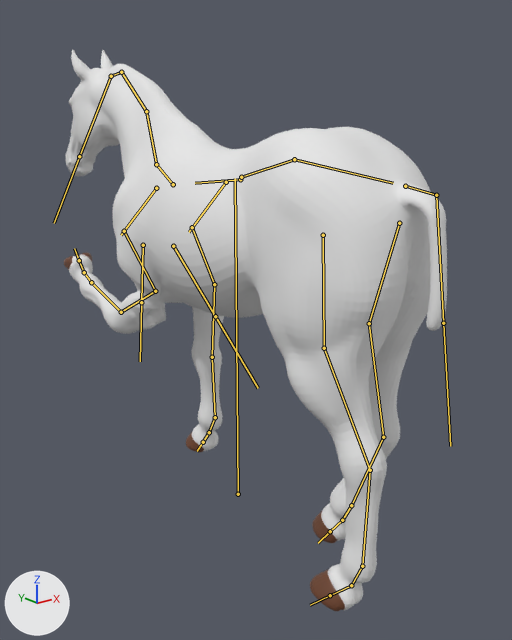
The FBX model Assets/Meshes/Cart/horse.fbx, before and after one commit.
Camera for both pictures: a 50 mm camera at (-13.6, -18.1, 13.6) aimed at (0.9, 0.1, 6.4). The axes (+X, +Y, +Z) are drawn at lower left. The lights are the same throughout. Both versions are drawn at frame 7 of the action 'Horse Rig|Idle'; the numbers are the values there. The bones that bend it are drawn over the model as lines.

In view in the first picture: 'Horse'.
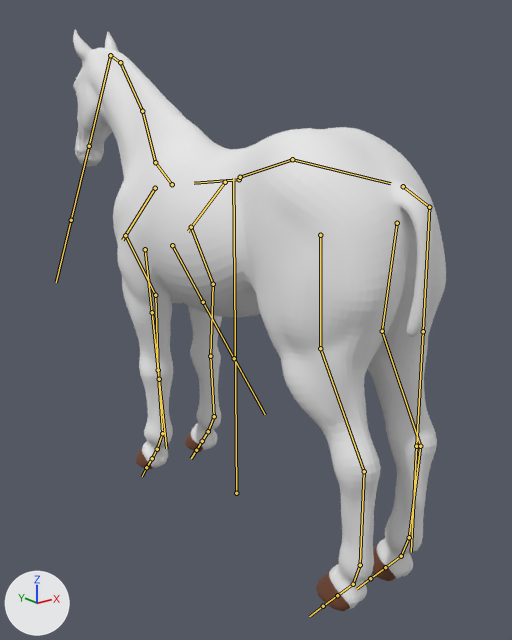
What differs and where, as boxes [x1, y1, x2, y2] in the pictures (512 x 640 px):
'Horse', posed
    before: [64, 50, 447, 611]
    after: [73, 29, 446, 611]
bone 'DEF-ogon.001', root to tip
    before: (405, 186) to (436, 195)
    after: (403, 186) to (429, 207)
bone 'DEF-ogon.002', root to tip
    before: (436, 195) to (443, 323)
    after: (429, 207) to (423, 331)
bone 'DEF-udowa.L', root to tip
    before: (323, 235) to (324, 348)
    after: (320, 235) to (320, 348)
bone 'DEF-piszczelowa.L', root to tip
    before: (324, 348) to (370, 470)
    after: (320, 348) to (364, 471)
bone 'Bones', root to tip
    before: (370, 470) to (362, 566)
    after: (364, 471) to (360, 565)
bone 'DEF-t-palec.001.L', root to tip
    before: (362, 566) to (351, 585)
    after: (360, 565) to (353, 584)
bone 'DEF-t-palec.002.L', root to tip
    before: (351, 585) to (330, 595)
    after: (353, 584) to (337, 595)
bone 'DEF-udowa.R', root to tip
    before: (399, 223) to (369, 323)
    after: (397, 223) to (382, 331)
bone 'DEF-piszczelowa.R', root to tip
    before: (369, 323) to (383, 437)
    after: (382, 331) to (420, 446)
bone 'DEF-t-śródstopia.R', root to tip
    before: (383, 437) to (351, 505)
    after: (420, 446) to (409, 537)
bone 'DEF-t-palec.001.R', root to tip
    before: (351, 505) to (342, 520)
    after: (409, 537) to (401, 556)
bone 'DEF-t-palec.002.R', root to tip
    before: (342, 520) to (330, 531)
    after: (401, 556) to (385, 567)
bone 'DEF-szyja.001', root to tip
    before: (173, 184) to (156, 164)
    after: (172, 184) to (155, 162)
bone 'DEF-szyja.002', root to tip
    before: (156, 164) to (146, 111)
    after: (155, 162) to (142, 111)
bone 'DEF-szyja.004', root to tip
    before: (146, 111) to (121, 72)
    after: (142, 111) to (120, 62)
bone 'DEF-szyja.003', root to tip
    before: (121, 72) to (111, 76)
    after: (120, 62) to (110, 55)
bone 'DEF-łeb', root to tip
    before: (111, 76) to (79, 156)
    after: (110, 55) to (89, 146)
bone 'def-łopatka.L', root to tip
    before: (156, 188) to (121, 235)
    after: (155, 188) to (122, 240)
bone 'DEF-ramienna.L', root to tip
    before: (124, 231) to (155, 291)
    after: (125, 235) to (155, 295)
bone 'DEF-promieniowa.L', root to tip
    before: (155, 291) to (121, 312)
    after: (155, 295) to (158, 370)
bone 'DEF-nadpęcinowa.L', root to tip
    before: (121, 312) to (91, 282)
    after: (158, 370) to (162, 433)
bone 'DEF-pęcinowa.L', root to tip
    before: (91, 282) to (84, 272)
    after: (162, 433) to (157, 449)
bone 'DEF-kopytoprzod.L', root to tip
    before: (84, 272) to (79, 260)
    after: (157, 449) to (152, 458)
bone 'def-biceps.L', root to tip
    before: (143, 245) to (141, 302)
    after: (145, 249) to (152, 312)
bone 'def-biceps.R', root to tip
    before: (173, 246) to (215, 316)
    after: (172, 245) to (203, 302)

The edits, one by one:
Object 'Horse Rig' (bone_rig_object) moves from (0.0, 0.0, 0.0) to (0.0, 0.08, 0.0).
Bone 'DEF-ogon.001' (bone_def_ogon_001) turns from (-19, -1, 0) to (0, -2, 1) degrees about its own x, y and z.
Bone 'DEF-ogon.002' (bone_def_ogon_002) turns from (11, 0, 2) to (0, 0, 0) degrees about its own x, y and z.
Bone 'DEF-udowa.L' (bone_def_udowa_l) turns from (0, 0, -1) to (0, 0, 0) degrees about its own x, y and z.
Bone 'DEF-piszczelowa.L' (bone_def_piszczelowa_l) turns from (0, 0, -1) to (0, 0, 0) degrees about its own x, y and z.
Bone 'Bones' (bone_bones) turns from (-1, 1, 6) to (0, 0, 0) degrees about its own x, y and z.
Bone 'DEF-t-palec.001.L' (bone_def_t_palec_001_l) turns from (4, 1, 5) to (0, 0, 0) degrees about its own x, y and z.
Bone 'DEF-t-palec.002.L' (bone_def_t_palec_002_l) turns from (3, 1, 4) to (0, 0, 0) degrees about its own x, y and z.
Bone 'DEF-udowa.R' (bone_def_udowa_r) turns from (11, 0, 0) to (0, 0, 0) degrees about its own x, y and z.
Bone 'DEF-piszczelowa.R' (bone_def_piszczelowa_r) turns from (4, 0, 0) to (0, 0, 0) degrees about its own x, y and z.
Bone 'DEF-t-śródstopia.R' (bone_def_t_śródstopia_r) turns from (4, 0, 0) to (0, 0, 0) degrees about its own x, y and z.
Bone 'DEF-t-palec.001.R' (bone_def_t_palec_001_r) turns from (-10, 0, 0) to (0, 0, 0) degrees about its own x, y and z.
Bone 'DEF-t-palec.002.R' (bone_def_t_palec_002_r) turns from (-9, 0, 0) to (0, 0, 0) degrees about its own x, y and z.
Bone 'DEF-szyja.001' (bone_def_szyja_001) turns from (-3, 0, -1) to (1, 0, 0) degrees about its own x, y and z.
Bone 'DEF-szyja.002' (bone_def_szyja_002) turns from (8, 0, 0) to (-1, 0, 0) degrees about its own x, y and z.
Bone 'DEF-szyja.004' (bone_def_szyja_004) turns from (-16, 0, 0) to (0, 0, 0) degrees about its own x, y and z.
Bone 'DEF-szyja.003' (bone_def_szyja_003) turns from (-16, 0, 3) to (0, 0, 0) degrees about its own x, y and z.
Bone 'DEF-łeb' (bone_def_łeb) turns from (34, -6, -2) to (0, 1, -1) degrees about its own x, y and z.
Bone 'def-łopatka.L' (bone_def_łopatka_l) turns from (4, 0, 0) to (0, 0, 0) degrees about its own x, y and z.
Bone 'DEF-ramienna.L' (bone_def_ramienna_l) turns from (-2, 0, -3) to (0, 0, 0) degrees about its own x, y and z.
Bone 'DEF-promieniowa.L' (bone_def_promieniowa_l) turns from (-57, 174, -7) to (0, 0, 0) degrees about its own x, y and z.
Bone 'DEF-nadpęcinowa.L' (bone_def_nadpęcinowa_l) turns from (-36, 3, 8) to (0, 0, 0) degrees about its own x, y and z.
Bone 'DEF-pęcinowa.L' (bone_def_pęcinowa_l) turns from (-29, 2, 7) to (0, 0, 0) degrees about its own x, y and z.
Bone 'DEF-kopytoprzod.L' (bone_def_kopytoprzod_l) turns from (-25, 1, 6) to (0, 0, 0) degrees about its own x, y and z.
Bone 'def-biceps.L' (bone_def_biceps_l) turns from (6, 0, 3) to (0, 0, 0) degrees about its own x, y and z.
Bone 'def-biceps.L' (bone_def_biceps_l) is rescaled from (1.06, 0.88, 1.06) to (1.0, 1.0, 1.0).
Bone 'def-biceps.R' (bone_def_biceps_r) turns from (-4, 0, 0) to (0, 0, 0) degrees about its own x, y and z.
Bone 'def-biceps.R' (bone_def_biceps_r) is rescaled from (0.88, 1.28, 0.88) to (1.0, 1.0, 1.0).
